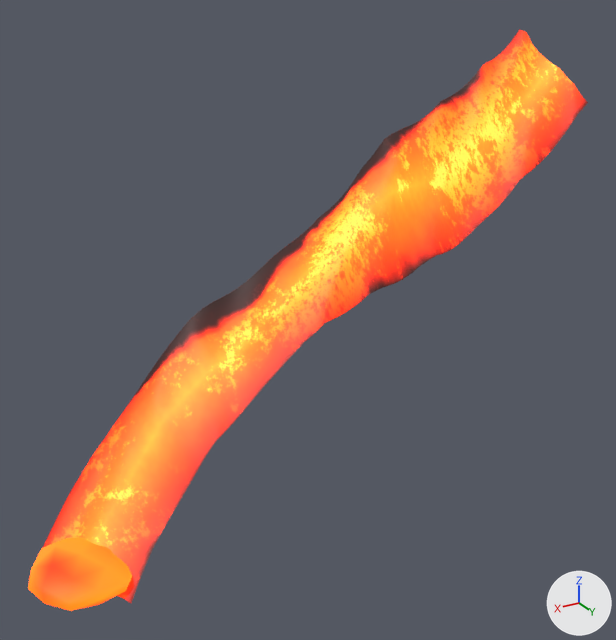
Two versions of the glTF model flow_1_4.glb, one commit apart.
Rendered twice from a 50 mm lens placed at (73.71, 58.06, 28.07), pointed at (63.79, 41.53, 19.8). The lights are fixed; the arrows at lower right show +X, +Y and +Z. The picture after the commit comes second.
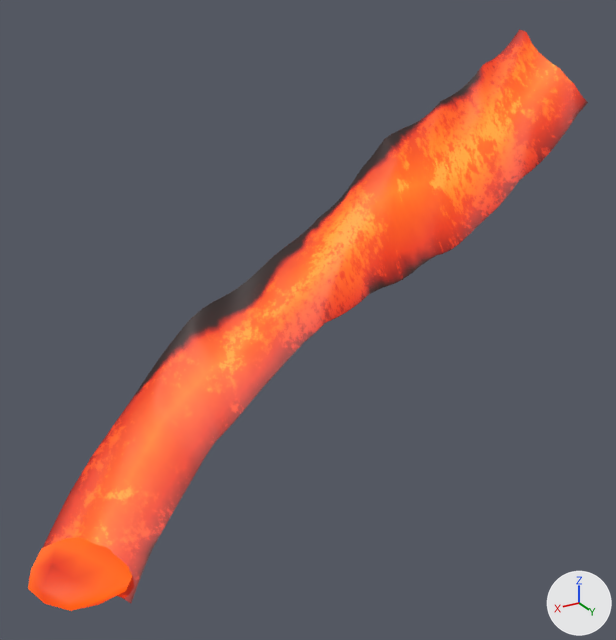
Changed parts and their boxes [x1, y1, x2, y2] in the pictures (616 x 640 px):
'Mesh_0', surface changed: [28, 29, 588, 611] in both

Diff of the bpy script that builds the scene:
```diff
--- a/flow_1_4.glb.py
+++ b/flow_1_4.glb.py
@@ mat_material_0 @@
 n0 = _N.new('ShaderNodeBsdfPrincipled'); n0.name = 'Principled BSDF'
 n0.inputs[2].default_value = 0.55  # 'Roughness'
-n0.inputs[28].default_value = 2.6  # 'Emission Strength'
+n0.inputs[28].default_value = 1.0  # 'Emission Strength'
 n1 = _N.new('ShaderNodeOutputMaterial'); n1.name = 'Material Output'
@@ mat_material_1 @@
 n0 = _N.new('ShaderNodeBsdfPrincipled'); n0.name = 'Principled BSDF'
 n0.inputs[2].default_value = 0.6  # 'Roughness'
-n0.inputs[28].default_value = 2.6  # 'Emission Strength'
+n0.inputs[28].default_value = 1.0  # 'Emission Strength'
 n1 = _N.new('ShaderNodeOutputMaterial'); n1.name = 'Material Output'
```
